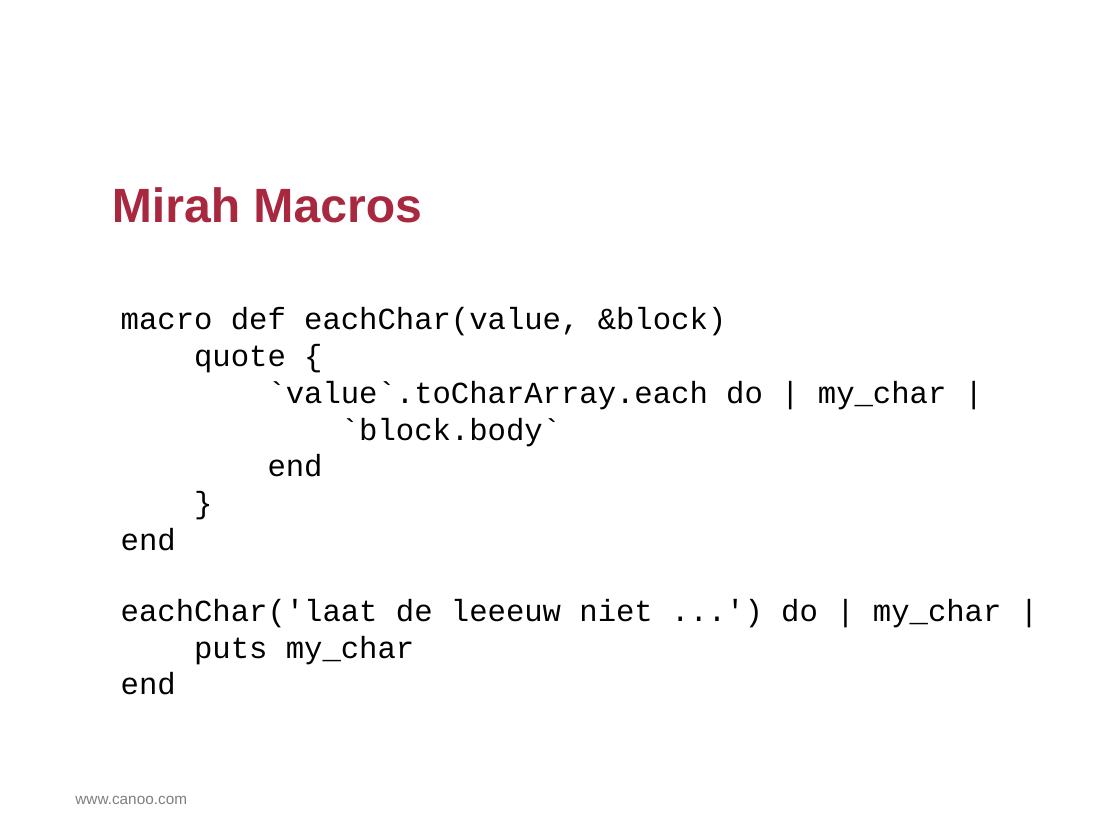
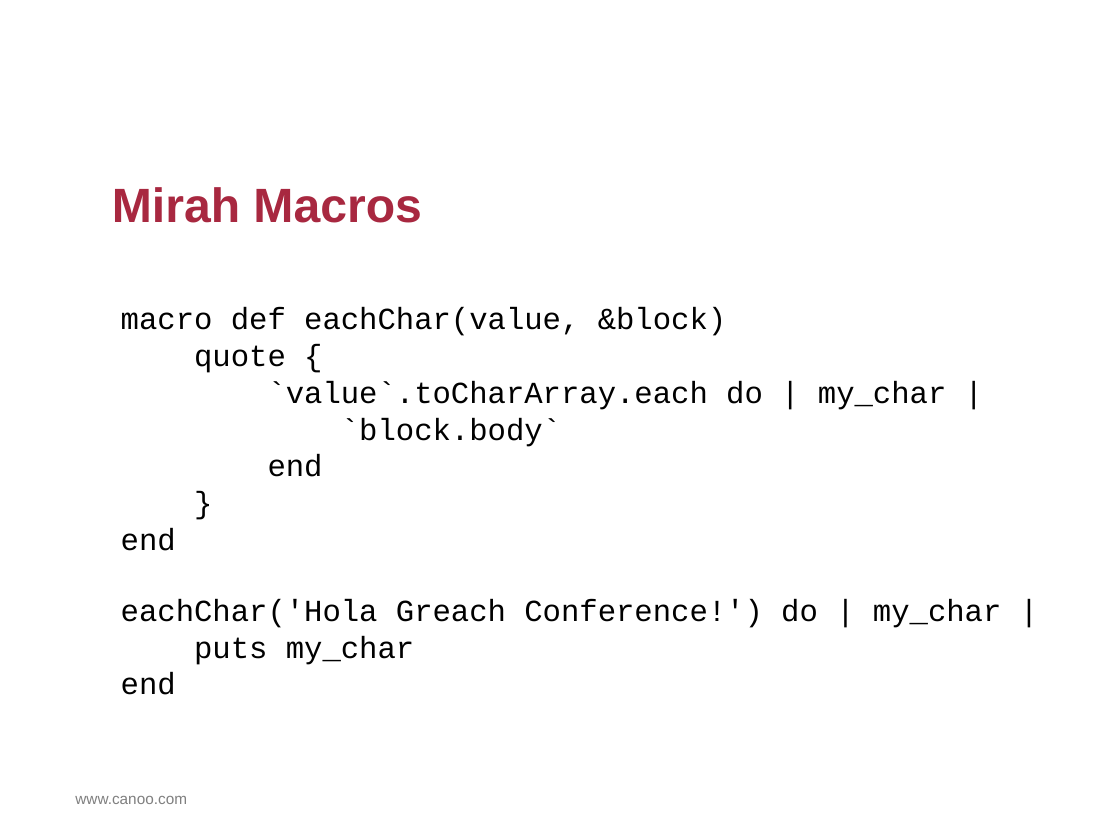
Before and after one commit to HamletDRC/presentations, a slide deck: slide 81 of asttransformations/GroovyAstTransformations_Greach.odp. Drawn at 1120x840 pixels with LibreOffice and Linux fonts; fonts in the diff are those of the drawing; background and template pictures are left out. Boxes give left, top, right and bottom in pixels: in the first picture for what was removed or moved away, otherwise in the second. Text is boxed around its words. In the diff, an @@ line names an element or a change of style, - is before the commit and + after.

```diff
--- a/asttransformations/GroovyAstTransformations_Greach.odp
+++ b/asttransformations/GroovyAstTransformations_Greach.odp
@@ text at (121, 599, 1001, 628): text changed @@
-eachChar('laat de leeeuw niet ...') do | my_char |
+eachChar('Hola Greach Conference!') do | my_char |
```
Also in this commit, not shown: 5 other slides changed, 3 other files.
